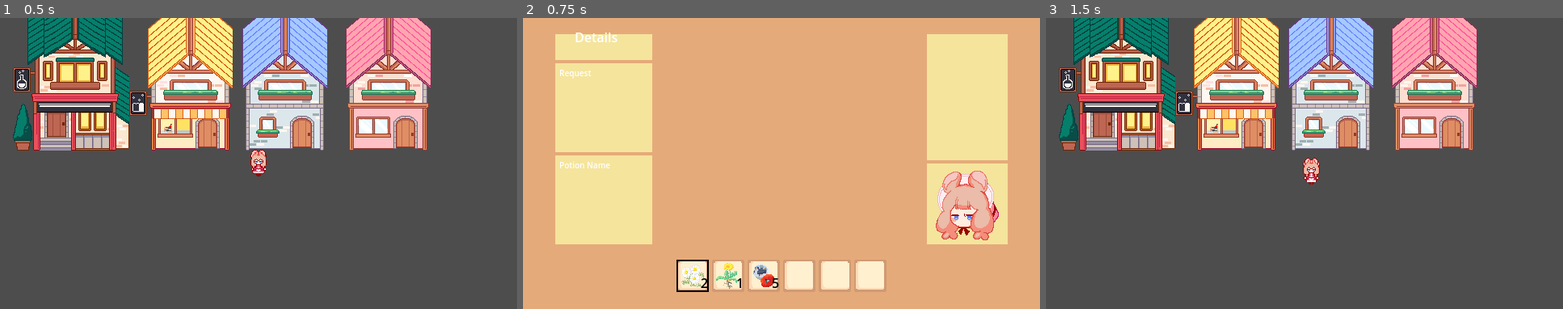
Above: before the commit, frames 1-3 (left to right).
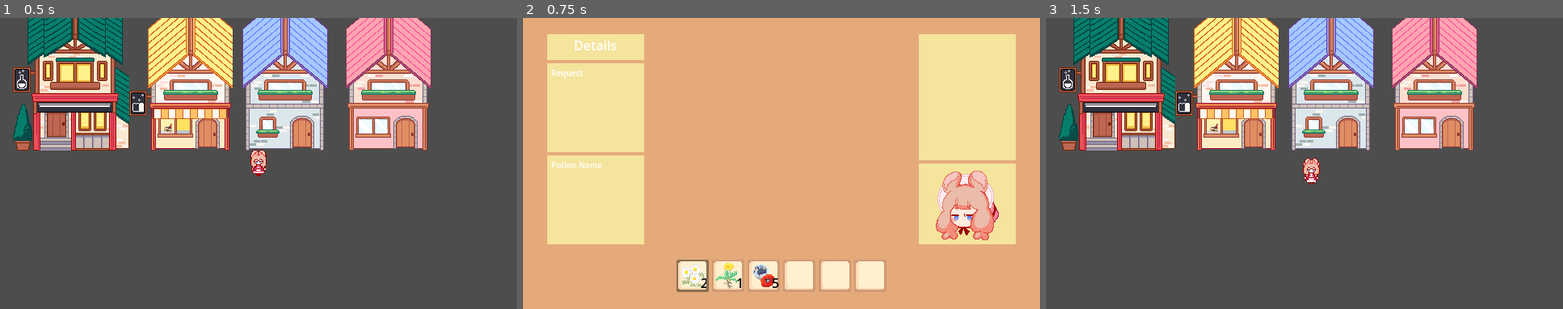
Above: after the commit, the same moments.

Repository: clara0/ApothecaryGame
Game: Godot game, scene res://scenes/main.tscn
The game is run twice, just before and just after one commit, with the same random seed, the same clock (stepped at 60 frames per second) and the same inputs.
Inputs:
- Up to frame 1 (0.5 s): no input
- Up to frame 2 (0.75 s): tap Enter at 0.5 s; hold D (right) from 0.53 s (still down); tap C (craft_temp) at 0.6 s
- Up to frame 3 (1.5 s): tap Space at 1.25 s; release D (right) at 1.28 s; hold S (down) from 1.28 s (still down); tap C (craft_temp) at 1.35 s

Frame 1 is identical in both runs. In frame 2, 5.0% of the frame differs, in the area x 4-96%, y 5-95%; in frame 3, nothing differs.

Commit message:
add stats system

Diff:
--- a/bonnie.tscn
+++ b/bonnie.tscn
@@ -18,6 +18,7 @@
 grow_vertical = 0
 
 [node name="VBoxContainer" type="VBoxContainer" parent="."]
+custom_minimum_size = Vector2(120, 0)
 layout_mode = 0
 offset_right = 100.0
 offset_bottom = 260.0
@@ -37,12 +38,12 @@
 offset_bottom = 23.0
 
 [node name="Bonnie" type="MarginContainer" parent="VBoxContainer"]
-custom_minimum_size = Vector2(100, 100)
+custom_minimum_size = Vector2(120, 100)
 layout_mode = 2
 metadata/_edit_use_anchors_ = true
 
 [node name="NinePatchRect" type="NinePatchRect" parent="VBoxContainer/Bonnie"]
-custom_minimum_size = Vector2(100, 100)
+custom_minimum_size = Vector2(120, 100)
 layout_mode = 2
 size_flags_horizontal = 4
 size_flags_vertical = 4
--- a/project.godot
+++ b/project.godot
@@ -12,7 +12,7 @@
 
 config/name="Apothecary Game"
 run/main_scene="res://scenes/main.tscn"
-config/features=PackedStringArray("4.3", "Forward Plus")
+config/features=PackedStringArray("4.4", "Forward Plus")
 config/icon="res://icon.svg"
 
 [autoload]
@@ -24,6 +24,10 @@
 window/size/viewport_width=640
 window/size/viewport_height=360
 window/stretch/mode="canvas_items"
+
+[dotnet]
+
+project/assembly_name="Apothecary Game"
 
 [global_group]
 
--- a/scenes/inventory/slot.gd
+++ b/scenes/inventory/slot.gd
@@ -1,7 +1,7 @@
 extends Control
 
 @onready var item_img: Sprite2D = $Control/Item
-@onready var focus: Sprite2D = $Focus
+@onready var focus: NinePatchRect = $Focus
 @onready var item_quant: Label = $Quantity
 var _inv_slot: InvSlot
 
--- a/scenes/inventory/slot.tscn
+++ b/scenes/inventory/slot.tscn
@@ -1,9 +1,9 @@
 [gd_scene load_steps=5 format=3 uid="uid://ci45byn7gpeqr"]
 
-[ext_resource type="Script" path="res://scenes/inventory/slot.gd" id="1_a7gqx"]
+[ext_resource type="Script" uid="uid://v3pg02fv5pc2" path="res://scenes/inventory/slot.gd" id="1_a7gqx"]
 [ext_resource type="Texture2D" uid="uid://c76nm4x856xki" path="res://graphics/ui/inv_slot_trans.png" id="2_4s7ls"]
-[ext_resource type="Texture2D" uid="uid://bkv1gtesqas7q" path="res://graphics/ui/sad_focus_border.png" id="3_iat6a"]
 [ext_resource type="Texture2D" uid="uid://dxjvauxb7mysx" path="res://graphics/items/ginger.png" id="3_su33r"]
+[ext_resource type="Texture2D" uid="uid://st8h5yxdi88j" path="res://graphics/ui/highlight.png" id="4_ck1dj"]
 
 [node name="Slot" type="Control"]
 custom_minimum_size = Vector2(40, 40)
@@ -62,8 +62,11 @@
 theme_override_colors/font_color = Color(0, 0, 0, 1)
 horizontal_alignment = 2
 
-[node name="Focus" type="Sprite2D" parent="."]
+[node name="Focus" type="NinePatchRect" parent="."]
 visible = false
-scale = Vector2(0.5, 0.5)
-texture = ExtResource("3_iat6a")
-centered = false
+texture_filter = 1
+custom_minimum_size = Vector2(40, 40)
+layout_mode = 0
+offset_right = 40.0
+offset_bottom = 40.0
+texture = ExtResource("4_ck1dj")
--- a/scenes/main.tscn
+++ b/scenes/main.tscn
@@ -1,13 +1,14 @@
-[gd_scene load_steps=16 format=4 uid="uid://ysuhy6cl4fqh"]
+[gd_scene load_steps=17 format=4 uid="uid://ysuhy6cl4fqh"]
 
 [ext_resource type="PackedScene" uid="uid://f8sn0a0pa6k7" path="res://scenes/player/player.tscn" id="1_404mn"]
-[ext_resource type="Script" path="res://scenes/player/player.gd" id="2_2fvrx"]
+[ext_resource type="Script" uid="uid://bgl7tbyv2p2ux" path="res://scenes/player/player.gd" id="2_2fvrx"]
 [ext_resource type="Resource" uid="uid://ccnc7pxrcbm6c" path="res://inventory/mat_inv_player.tres" id="5_bekfm"]
 [ext_resource type="PackedScene" uid="uid://co1hr67rpogvn" path="res://scenes/menus/game_menu.tscn" id="5_swrxa"]
 [ext_resource type="PackedScene" uid="uid://hoh6415bdbik" path="res://scenes/menus/potion/potion_craft_menu.tscn" id="6_lvwsc"]
 [ext_resource type="Texture2D" uid="uid://dxwe7wll6ichw" path="res://graphics/background/bonnie_house.png" id="7_sr5wo"]
 [ext_resource type="PackedScene" uid="uid://w1u8cbkwbqho" path="res://scenes/inventory/player_inv.tscn" id="8_grqsx"]
 [ext_resource type="Texture2D" uid="uid://dqalsv0dgy6xy" path="res://graphics/background/nancy_house.png" id="8_r4heb"]
+[ext_resource type="Resource" uid="uid://dpoma8v12qm27" path="res://stats/player_stats.tres" id="8_ya4ey"]
 [ext_resource type="Texture2D" uid="uid://pbc5rnthj20g" path="res://graphics/background/npc_house.png" id="9_tqnn2"]
 [ext_resource type="Texture2D" uid="uid://dvcbb15llnjit" path="res://graphics/background/npc_house2.png" id="10_pul54"]
 
@@ -402,6 +403,7 @@
 [node name="Player" parent="." instance=ExtResource("1_404mn")]
 script = ExtResource("2_2fvrx")
 material_inv = ExtResource("5_bekfm")
+stats = ExtResource("8_ya4ey")
 
 [node name="PotionCraftMenu" parent="." instance=ExtResource("6_lvwsc")]
 visible = false
--- a/scenes/menus/potion/objective.tscn
+++ b/scenes/menus/potion/objective.tscn
@@ -25,13 +25,13 @@
 anchor_right = 0.5
 anchor_bottom = 0.5
 offset_left = -36.5
-offset_top = -11.5
+offset_top = -14.0
 offset_right = 36.5
-offset_bottom = 11.5
+offset_bottom = 14.0
 grow_horizontal = 2
 grow_vertical = 2
-text = "Details
-"
+text = "Details"
+horizontal_alignment = 1
 
 [node name="Target" type="NinePatchRect" parent="VBoxContainer"]
 custom_minimum_size = Vector2(120, 110)
--- a/scenes/menus/potion/potion_craft_menu.tscn
+++ b/scenes/menus/potion/potion_craft_menu.tscn
@@ -1,19 +1,22 @@
 [gd_scene load_steps=7 format=3 uid="uid://hoh6415bdbik"]
 
-[ext_resource type="Script" path="res://scenes/menus/potion/potion_craft_menu.gd" id="1_3ri03"]
+[ext_resource type="Script" uid="uid://detamcaly25j0" path="res://scenes/menus/potion/potion_craft_menu.gd" id="1_3ri03"]
 [ext_resource type="PackedScene" uid="uid://ci7tgjpkfvwpw" path="res://scenes/menus/potion/ingredients.tscn" id="1_55jro"]
 [ext_resource type="Texture2D" uid="uid://c68y3kmdv6gci" path="res://graphics/ui/sad_inv_bgd.png" id="1_uhppn"]
 [ext_resource type="PackedScene" uid="uid://itee0yhi1hk3" path="res://scenes/menus/potion/objective.tscn" id="2_qip6n"]
-[ext_resource type="Script" path="res://scenes/menus/potion/ingredients.gd" id="4_hheok"]
+[ext_resource type="Script" uid="uid://yqw4fu5e53yu" path="res://scenes/menus/potion/ingredients.gd" id="4_hheok"]
 [ext_resource type="PackedScene" uid="uid://dpovu7aydog44" path="res://bonnie.tscn" id="4_i0umm"]
 
 [node name="PotionCraftMenu" type="Control"]
 layout_mode = 3
-anchors_preset = 15
-anchor_right = 1.0
-anchor_bottom = 1.0
+anchors_preset = 8
+anchor_left = 0.5
+anchor_top = 0.5
+anchor_right = 0.5
+anchor_bottom = 0.5
 grow_horizontal = 2
 grow_vertical = 2
+size_flags_horizontal = 4
 script = ExtResource("1_3ri03")
 
 [node name="Background" type="NinePatchRect" parent="."]
@@ -73,6 +76,7 @@
 size_flags_horizontal = 4
 
 [node name="Bonnie" parent="MarginContainer/VSplitContainer/MarginContainer/HBoxContainer" instance=ExtResource("4_i0umm")]
+custom_minimum_size = Vector2(120, 260)
 layout_mode = 2
 size_flags_vertical = 8
 
--- a/scenes/player/player.gd
+++ b/scenes/player/player.gd
@@ -16,12 +16,12 @@
 	4: "left_walk",
 }
 
-
 @export var speed: int = 100
 var _curr_anim: Anim = Anim.IDLE
 var direction: Vector2 = Vector2.ZERO
 @onready var _animation_player = $AnimationPlayer
 @export var material_inv: Inv
+@export var stats: Stats
 
 
 func pause() -> void:
@@ -69,6 +69,7 @@
 		"y": position.y,
 		"anim": "idle",
 		"mat_inv": material_inv.to_json(),
+		"stats": stats.to_json(),
 	}
 	return data
 
@@ -80,3 +81,4 @@
 	position.y = data["y"]
 	_animation_player.play(data["anim"])
 	material_inv.from_json(data["mat_inv"])
+	stats.from_json(data["stats"])
--- a/scenes/player/player.tscn
+++ b/scenes/player/player.tscn
@@ -95,12 +95,12 @@
 
 [sub_resource type="AnimationLibrary" id="AnimationLibrary_0u1y4"]
 _data = {
-"RESET": SubResource("Animation_bav0c"),
-"backward_walk": SubResource("Animation_mcv52"),
-"forward_walk": SubResource("Animation_hd6my"),
-"idle": SubResource("Animation_6awif"),
-"left_walk": SubResource("Animation_1fuea"),
-"right_walk": SubResource("Animation_ho35g")
+&"RESET": SubResource("Animation_bav0c"),
+&"backward_walk": SubResource("Animation_mcv52"),
+&"forward_walk": SubResource("Animation_hd6my"),
+&"idle": SubResource("Animation_6awif"),
+&"left_walk": SubResource("Animation_1fuea"),
+&"right_walk": SubResource("Animation_ho35g")
 }
 
 [node name="Player" type="CharacterBody2D" groups=["Persist"]]
--- /dev/null
+++ b/stats/player_stats.tres
@@ -0,0 +1,10 @@
+[gd_resource type="Resource" script_class="Stats" load_steps=2 format=3 uid="uid://dpoma8v12qm27"]
+
+[ext_resource type="Script" uid="uid://b674ikcfhdq1l" path="res://stats/stats.gd" id="1_tceoj"]
+
+[resource]
+script = ExtResource("1_tceoj")
+happiness = 0
+reputation = 0
+coins = 0
+metadata/_custom_type_script = "uid://b674ikcfhdq1l"
--- /dev/null
+++ b/stats/stats.gd
@@ -0,0 +1,34 @@
+extends Resource
+
+class_name Stats
+
+@export var happiness: int = 0
+@export var reputation: int = 0
+@export var coins: int = 0
+
+
+func happ_change(val: int):
+	happiness += val
+
+
+func rep_change(val: int):
+	reputation += val
+
+
+func coin_change(val: int):
+	coins += val
+
+
+func to_json() -> Dictionary:
+	var data: Dictionary = {
+		"happy": happiness,
+		"rep": reputation,
+		"coins": coins,
+	}
+	return data
+
+
+func from_json(data: Dictionary) -> void:
+	happiness = data["happy"]
+	reputation = data["rep"]
+	coins = data["coins"]
Binary file added: graphics/ui/highlight.png
Not shown, added: graphics/ui/highlight.png.import
Not shown, added: inventory/inv_item.gd.uid
Not shown, added: inventory/inv_slot.gd.uid
Not shown, added: inventory/inventory.gd.uid
Not shown: 1 places in inventory/items/chamomile.tres that only renumber resources
Not shown: 1 places in inventory/items/dandelion.tres that only renumber resources
Not shown: 1 places in inventory/items/ginger.tres that only renumber resources
Not shown: 1 places in inventory/items/mugwort.tres that only renumber resources
Not shown: 1 places in inventory/items/poppy.tres that only renumber resources
Not shown: 1 places in inventory/mat_inv_player.tres that only renumber resources
Not shown, added: scenes/inventory/inv_detail.gd.uid
(and 10 more such lines)
